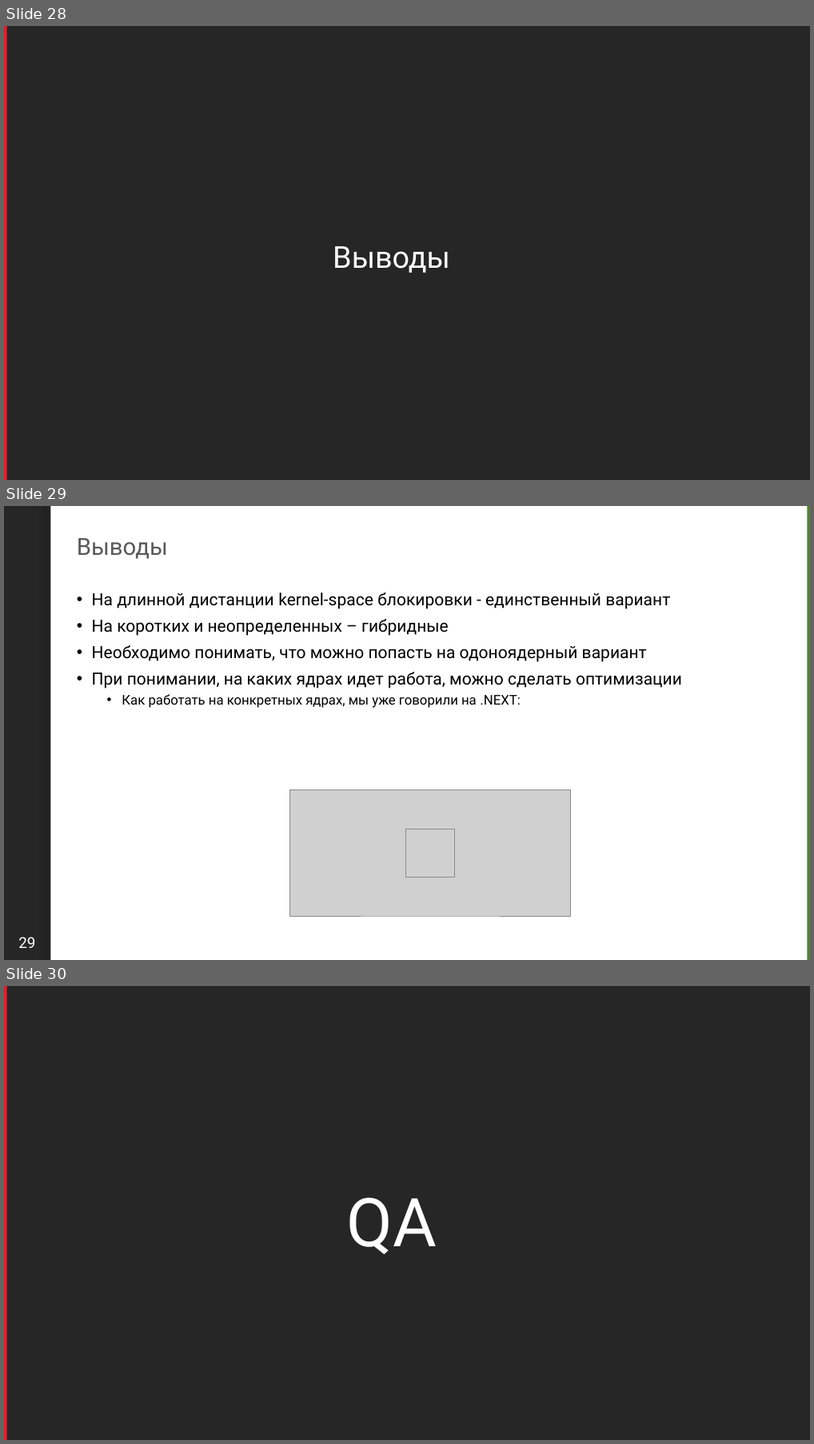
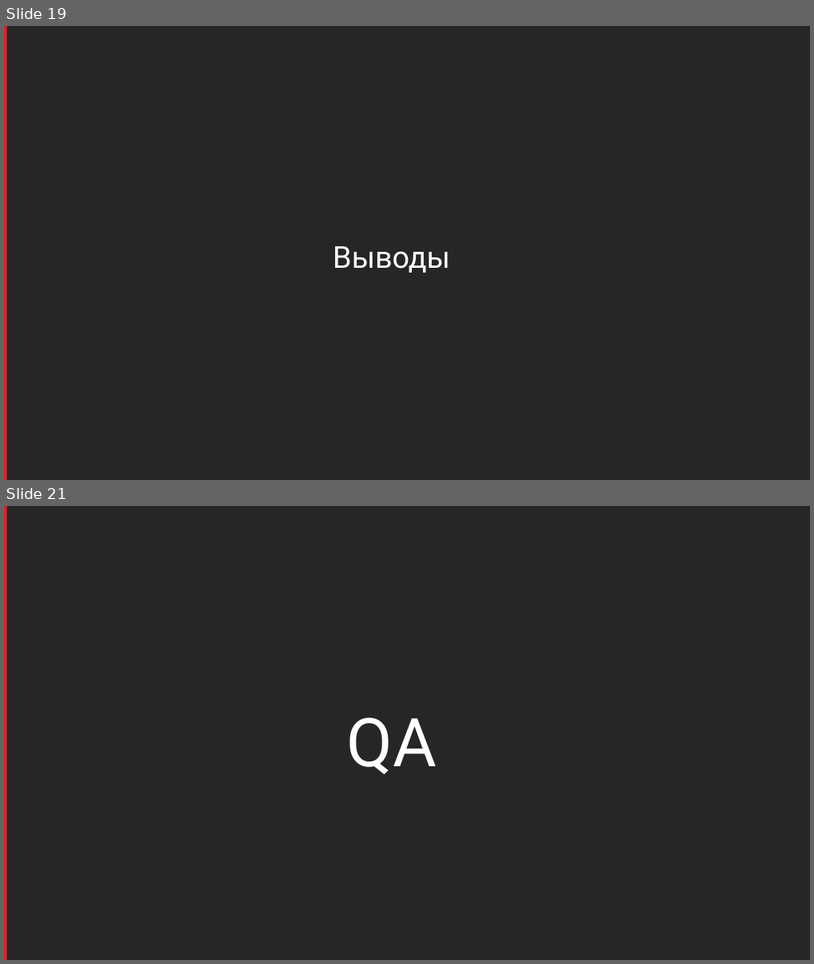
Before and after one commit to sidristij/dotnext-online-2021, a slide deck: 00-dotnext-threadpool.pptx. Shown one above the other, each under a label of ours: slides 28, 29 and 30 before the commit, slides 19 and 21 after it; the slides between them are not shown. The pictures are 814x1444 and 814x964 pixels, drawn with LibreOffice and Linux fonts; fonts in the diff are those of the drawing; grey boxes stand for pictures; background and template pictures are left out. Boxes give left, top, right and bottom in pixels: in the first picture for what was removed or moved away, otherwise in the second. Text is boxed around its words. In the diff, an @@ line names an element or a change of style, - is before the commit and + after.

```diff
--- a/00-dotnext-threadpool.pptx
+++ b/00-dotnext-threadpool.pptx
@@ slide 29 removed at (4,506,810,960), background #FFFFFF; not listed: 1 template element that a slide beside it also shows @@
@@ rectangle removed at (50,506,810,960) @@
@@ rectangle removed at (808,506,810,960) @@
@@ title removed at (77,538,168,559) @@
-Выводы
@@ text removed at (92,592,682,708) @@
-• На длинной дистанции kernel-space блокировки - единственный вариант
-• На коротких и неопределенных – гибридные
-• Необходимо понимать, что можно попасть на одоноядерный вариант
-• При понимании, на каких ядрах идет работа, можно сделать оптимизации
-  • Как работать на конкретных ядрах, мы уже говорили на .NEXT:
@@ picture removed at (290,790,571,916) @@
@@ picture removed at (406,828,454,877) @@
@@ page number removed at (18,936,35,948) @@
-29
@@ what was slide 28 is now slide 19 @@
@@ what was slide 30 is now slide 21 @@
```
Also in this commit, not shown: 4 slides changed, 13 slides added, 21 other slides removed.
